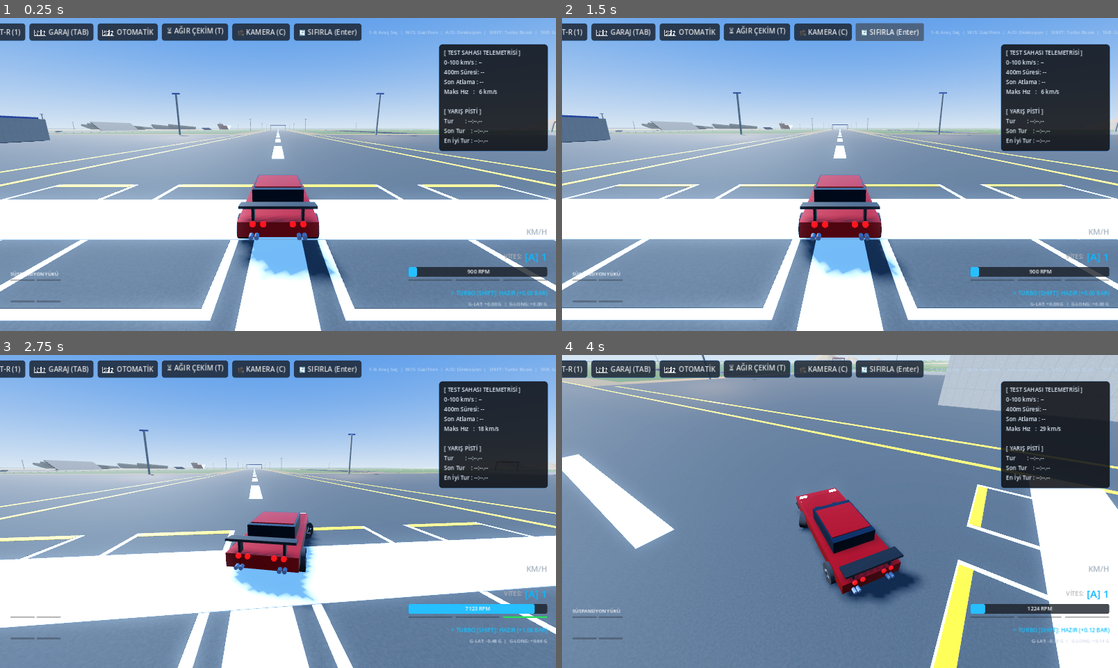
Above: before the commit, frames 1-4 (two rows, left to right).
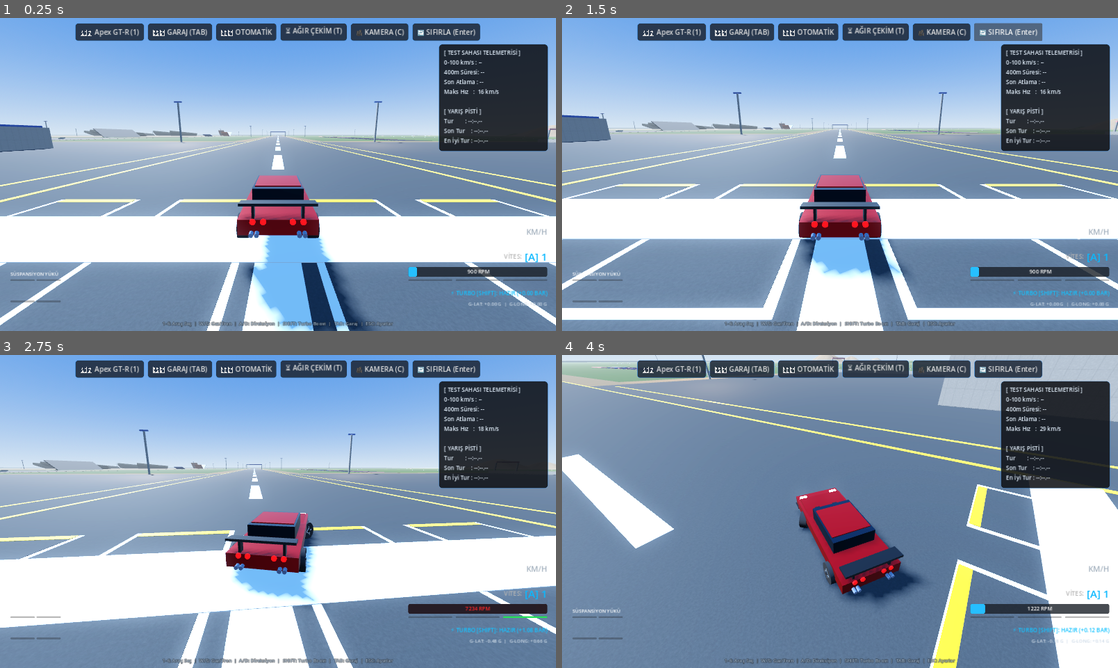
Above: after the commit, the same moments.

Repository: Pigasor/gearshift-proving-grounds
Game: Godot game, scene res://scenes/main.tscn
Two runs of this game, one before a commit and one after it. Both use one fixed random seed, a clock stepped at 60 frames per second and the inputs below.
Inputs (mouse positions are in pixels of both pictures, inside the frame that each line leads up to):
- Up to frame 1 (0.25 s): no input
- Up to frame 2 (1.5 s): click "🔄 SIFIRLA (Enter)" at 0.5 s; click "🔄 SIFIRLA (Enter)" at 1.25 s
- Up to frame 3 (2.75 s): tap Enter (reset_car) at 2 s; move the mouse to (400, 495) at 2.02 s; hold D (steer_right) from 2.03 s (still down); hold W (throttle) from 2.03 s (still down); click (400, 495) at 2.17 s
- Up to frame 4 (4 s): release D (steer_right) at 2.75 s; release W (throttle) at 2.75 s; drag from (728, 527) to (812, 574) at 2.77 s; move the mouse to (895, 442) at 3.52 s; hold D (steer_right) from 3.53 s (still down); hold R (repair) from 3.53 s (still down); click (895, 442) at 3.67 s; tap W (throttle) at 3.8 s

The runs differ from the first frame. In frame 1, 29% of the frame differs, in the area x 0-100%, y 1-100%; in frame 2, 5.3%; in frame 3, 4.2%; in frame 4, 3.7%.

Commit message:
Fizik duzeltmeleri: ters yonde motor freni, limiter, el freni, sert inis, HUD yerlesimi
- Vitesin tersine giderken motor artik araci hizlandirmiyor; direnc uyguluyor (manuel: vitese takili park gibi tutar, otomatik: hafif direnc + R'ye gecis)
- Limiterde gaz basiliyken yakit kesmede motor freni azaltildi; devir gostergesi kirmizi bolgede sabit kaliyor
- El freni: dusuk hizda lastik tutusu dusurulmuyor (yokusta tutar), tork arttirildi
- Sert iniste suspansiyon tamponu enerjiyi sonumluyor (trambolin etkisi yok), continuous CD + zemine gomulme korumasi
- HUD: yardim yazisi alta tasindi, ust bar ortalandi

Diff:
--- a/scenes/main.tscn
+++ b/scenes/main.tscn
@@ -181,6 +181,7 @@
 offset_bottom = 48.0
 grow_horizontal = 2
 theme_override_constants/separation = 8
+alignment = 1
 
 [node name="BtnQuickCar" type="Button" parent="UIManager/HUD/TopBar"]
 layout_mode = 2
@@ -212,14 +213,22 @@
 theme_override_styles/normal = SubResource("Style_QuickBtn")
 text = "🔄 SIFIRLA (Enter)"
 
-[node name="Spacer" type="Control" parent="UIManager/HUD/TopBar"]
-layout_mode = 2
-size_flags_horizontal = 3
-
-[node name="LabelHelp" type="Label" parent="UIManager/HUD/TopBar"]
-layout_mode = 2
+[node name="LabelHelp" type="Label" parent="UIManager/HUD"]
+layout_mode = 1
+anchors_preset = 12
+anchor_top = 1.0
+anchor_right = 1.0
+anchor_bottom = 1.0
+offset_top = -26.0
+offset_bottom = -8.0
+grow_horizontal = 2
+grow_vertical = 0
+mouse_filter = 2
 theme_override_colors/font_color = Color(0.75, 0.85, 0.95, 0.85)
+theme_override_colors/font_outline_color = Color(0, 0, 0, 0.6)
+theme_override_constants/outline_size = 3
 theme_override_font_sizes/font_size = 11
+horizontal_alignment = 1
 text = "1-6: Araç Seç  |  W/S: Gaz/Fren  |  A/D: Direksiyon  |  SHIFT: Turbo Boost  |  TAB: Garaj  |  ESC: Ayarlar"
 
 [node name="LabelSlowMo" type="Label" parent="UIManager/HUD"]
--- a/scripts/ui_manager.gd
+++ b/scripts/ui_manager.gd
@@ -136,7 +136,8 @@
 	progress_rpm.max_value = vehicle.max_rpm
 	progress_rpm.value = vehicle.current_rpm
 	label_rpm.text = "%4.0f RPM" % vehicle.current_rpm
-	if vehicle.is_limiter_active:
+	# Red zone: the bar stays red near the limiter (not only during the short fuel-cut pulses)
+	if vehicle.is_limiter_active or vehicle.current_rpm >= vehicle.limiter_rpm - 250.0:
 		progress_rpm.modulate = Color(1.0, 0.15, 0.15)
 	else:
 		progress_rpm.modulate = Color(1.0, 1.0, 1.0)
--- a/scripts/vehicle_controller.gd
+++ b/scripts/vehicle_controller.gd
@@ -115,6 +115,8 @@
 var _shift_timer: float = 0.0
 var _target_gear: int = 2
 var _limiter_timer: float = 0.0
+var _wrong_way_rpm: float = 0.0 # > 0 while the wheels try to turn the engine backwards
+var _prev_body_pos: Vector3 = Vector3.INF
 var _auto_shift_cooldown: float = 0.0
 var _previous_linear_velocity: Vector3 = Vector3.ZERO
 var _prev_raw_compression: Array[float] = [0.0, 0.0, 0.0, 0.0]
@@ -159,6 +161,7 @@
 	linear_damp_mode = RigidBody3D.DAMP_MODE_REPLACE
 	linear_damp = 0.0
 	angular_damp = 3.2
+	continuous_cd = true # fast drops/crashes must not pass through the ground
 	apply_vehicle_preset(current_vehicle_type)
 
 func _build_wheel_details() -> void:
@@ -440,7 +443,7 @@
 		wheel_offsets = [Vector3(-1.5, 0.0, 1.85), Vector3(1.5, 0.0, 1.85), Vector3(-1.5, 0.0, -1.85), Vector3(1.5, 0.0, -1.85)]
 		center_of_mass = Vector3(0.0, -0.25, 0.0)
 		brake_torque_max = 17000.0
-		handbrake_torque_max = 24000.0
+		handbrake_torque_max = 40000.0
 		camera_scale = 1.9
 		tire_width_scale = 1.45 # extra-wide flotation tyres
 		wheel_inertia = 70.0 # ~250 kg tyre each
@@ -455,7 +458,7 @@
 		wheel_offsets = DEFAULT_WHEEL_OFFSETS.duplicate()
 		center_of_mass = Vector3(0.0, -0.18, 0.0)
 		brake_torque_max = 4600.0
-		handbrake_torque_max = 8500.0
+		handbrake_torque_max = 14000.0
 		camera_scale = 1.15 if type == VehicleType.TROPHY_TRUCK else 1.0
 		wheel_inertia = 3.5 if type == VehicleType.TROPHY_TRUCK else 1.2
 		engine_inertia = 0.25
@@ -1144,6 +1147,7 @@
 		Engine.time_scale = 0.2
 
 func _physics_process(delta: float) -> void:
+	_prevent_tunnelling()
 	_read_inputs(delta)
 	_calculate_g_forces(delta)
 	_apply_aerodynamics(delta)
@@ -1151,6 +1155,25 @@
 	_update_drivetrain(delta)
 	_simulate_suspension_and_tires(delta)
 	_update_wheel_visuals(delta)
+
+# Safety net for big drops: at high speed the body can pass through a thin ground mesh in one
+# physics step and get stuck inside it. If the car's centre crossed a surface since the last
+# step, put it back on the outside and remove the velocity going into it.
+func _prevent_tunnelling() -> void:
+	var pos: Vector3 = global_position
+	if linear_velocity.length() > 10.0 and _prev_body_pos != Vector3.INF:
+		var q := PhysicsRayQueryParameters3D.create(_prev_body_pos, pos)
+		q.exclude = [get_rid()]
+		var hit: Dictionary = get_world_3d().direct_space_state.intersect_ray(q)
+		if hit:
+			var n: Vector3 = hit.normal
+			var clearance: float = (tire_radius + suspension_rest_length) if n.y > 0.6 else 1.2
+			global_position = hit.position + n * clearance
+			var into: float = linear_velocity.dot(n)
+			if into < 0.0:
+				linear_velocity -= n * into
+			pos = global_position
+	_prev_body_pos = pos
 
 func _read_inputs(delta: float) -> void:
 	# Steering: Key A / Left Arrow / Left Stick turn LEFT
@@ -1225,10 +1248,10 @@
 			# Stopped and holding S -> reverse. Rolling backwards (e.g. couldn't make it up a hill)
 			# -> the gearbox follows the car into R instead of staying in 1st.
 			# (Only at low speed - a car that spins round in a slide must not drop into R.)
-			if (forward_speed < 0.8 and raw_brake > 0.2 and raw_throttle < 0.1) or (forward_speed < -2.0 and forward_speed > -6.0):
+			if (forward_speed < 0.8 and raw_brake > 0.2 and raw_throttle < 0.1) or (forward_speed < -1.2 and forward_speed > -6.0):
 				_engage_gear_now(0)
 		elif current_gear == 0:
-			if (forward_speed > -0.8 and raw_throttle > 0.2 and raw_brake < 0.1) or (forward_speed > 2.0 and forward_speed < 6.0):
+			if (forward_speed > -0.8 and raw_throttle > 0.2 and raw_brake < 0.1) or (forward_speed > 1.2 and forward_speed < 6.0):
 				_engage_gear_now(2)
 		elif current_gear == 1: # neutral in auto mode: pick a direction from the pedals
 			if raw_throttle > 0.2:
@@ -1366,6 +1389,22 @@
 
 	var active_ratio: float = gear_ratios[current_gear]
 	var transmission_rpm: float = avg_drive_wheel_speed * absf(active_ratio) * final_drive_ratio * (60.0 / TAU)
+
+	# Is the drivetrain trying to turn the engine BACKWARDS? (rolling back in a forward gear, or
+	# rolling forward in R). An engine can't run backwards: it holds near idle and its compression
+	# resists the wheels instead (it used to read |speed|, so the revs rose and engine braking
+	# pushed the car even faster the wrong way).
+	var signed_wheel: float = 0.0
+	if count > 0:
+		for i in range(4):
+			if _is_driven(i):
+				signed_wheel += wheel_angular_velocity[i]
+		signed_wheel /= float(count)
+	var engine_dir_speed: float = signed_wheel * signf(active_ratio)
+	_wrong_way_rpm = 0.0
+	if active_ratio != 0.0 and engine_dir_speed < -0.3:
+		_wrong_way_rpm = -engine_dir_speed * absf(active_ratio) * final_drive_ratio * (60.0 / TAU)
+		transmission_rpm = 0.0
 
 	# Rev limiter cut logic (preserved as requested)
 	if current_rpm >= limiter_rpm:
@@ -1448,7 +1487,12 @@
 	if throttle < 0.05:
 		# Engine braking off-throttle / during fuel cut, stronger at high rpm.
 		var over: float = clampf((current_rpm - idle_rpm) / (max_rpm - idle_rpm), 0.0, 1.3)
-		return -(peak_horsepower * 7120.0 / 5252.0) * 0.18 * over * sqrt(over)
+		var eb: float = -(peak_horsepower * 7120.0 / 5252.0) * 0.18 * over * sqrt(over)
+		# Limiter cut with the pedal still down: throttle is wide open, so there are hardly any
+		# pumping losses. Only a little drag, and the car holds the limiter instead of surging.
+		if is_limiter_active and _throttle_input > 0.05:
+			eb *= 0.25
+		return eb
 	return base_torque * boost_multiplier * throttle
 
 func _simulate_suspension_and_tires(delta: float) -> void:
@@ -1466,26 +1510,35 @@
 	var active_gear_ratio: float = gear_ratios[current_gear]
 	var clutch_engagement: float = 1.0 - clutch_pedal
 	var engine_torque: float = _get_engine_torque_nm()
-	var total_drive_torque: float = engine_torque * active_gear_ratio * final_drive_ratio * clutch_engagement
-
-	var drive_torque_fl: float = 0.0
-	var drive_torque_fr: float = 0.0
-	var drive_torque_rl: float = 0.0
-	var drive_torque_rr: float = 0.0
-
-	if drivetrain_mode == "RWD":
-		drive_torque_rl = total_drive_torque * 0.5
-		drive_torque_rr = total_drive_torque * 0.5
-	elif drivetrain_mode == "FWD":
-		drive_torque_fl = total_drive_torque * 0.5
-		drive_torque_fr = total_drive_torque * 0.5
+	var gear_mult_abs: float = absf(active_gear_ratio) * final_drive_ratio * clutch_engagement
+	# Positive engine torque drives the car in the gear's direction. Engine braking (and the
+	# resistance of an engine being forced backwards) instead acts like a brake on the driven
+	# wheels: it always opposes their spin, whichever way they turn, and can stop them but never
+	# spin them the other way.
+	var total_drive_torque: float = 0.0
+	var engine_drag_total: float = 0.0
+	if engine_torque >= 0.0:
+		total_drive_torque = engine_torque * active_gear_ratio * final_drive_ratio * clutch_engagement
 	else:
-		drive_torque_fl = total_drive_torque * 0.225
-		drive_torque_fr = total_drive_torque * 0.225
-		drive_torque_rl = total_drive_torque * 0.275
-		drive_torque_rr = total_drive_torque * 0.275
-
-	var drive_torques: Array[float] = [drive_torque_fl, drive_torque_fr, drive_torque_rl, drive_torque_rr]
+		engine_drag_total = -engine_torque * gear_mult_abs
+	if _wrong_way_rpm > 0.0:
+		var peak_tq: float = peak_horsepower * 7120.0 / 5252.0
+		# Manual: the clutch is locked, so the engine's compression nearly holds the car (like
+		# parking in gear). Automatic: the torque converter slips, giving only a gentle resistance,
+		# and the box then follows the car into R.
+		var hold: float = 0.15 if is_automatic else 0.6
+		engine_drag_total += peak_tq * hold * clampf(_wrong_way_rpm / 300.0, 0.0, 1.0) * gear_mult_abs
+
+	var split: Array[float] = [0.0, 0.0, 0.5, 0.5] # RWD
+	if drivetrain_mode == "FWD":
+		split = [0.5, 0.5, 0.0, 0.0]
+	elif drivetrain_mode != "RWD":
+		split = [0.225, 0.225, 0.275, 0.275]
+	var drive_torques: Array[float] = [0.0, 0.0, 0.0, 0.0]
+	var engine_drag: Array[float] = [0.0, 0.0, 0.0, 0.0]
+	for i in range(4):
+		drive_torques[i] = total_drive_torque * split[i]
+		engine_drag[i] = engine_drag_total * split[i]
 
 	if tcs_enabled and _throttle_input > 0.1:
 		for i in range(4):
@@ -1525,14 +1578,21 @@
 			# Damper works on how fast the spring is actually compressing, measured against the ground.
 			# (Using body velocity along the car's up axis made the damper pull the car down whenever
 			# the body pitched slightly at speed, so the suspension collapsed and the belly hit the road.)
-			var comp_vel: float = clampf((raw_compression - _prev_raw_compression[i]) / maxf(delta, 0.001), -6.0, 6.0)
+			var comp_vel: float = clampf((raw_compression - _prev_raw_compression[i]) / maxf(delta, 0.001), -12.0, 12.0)
 			_prev_raw_compression[i] = raw_compression
 
 			var f_spring: float = compression * spring_stiffness
 			var f_damper: float = comp_vel * (damper_bump if comp_vel > 0.0 else damper_rebound)
 			# Bump stop: a very stiff rubber stop once travel runs out, so the chassis never grounds.
 			var f_bump: float = maxf(raw_compression - suspension_travel, 0.0) * spring_stiffness * 12.0
-			var normal_force: float = clampf(f_spring + f_damper + f_bump, 0.0, mass * 9.81 * 3.5)
+			if f_bump > 0.0:
+				# Rubber bump stops are heavily damped: they absorb a hard landing and give very little
+				# of it back (an elastic stop launched the car metres back into the air like a trampoline).
+				if comp_vel > 0.0:
+					f_bump += comp_vel * damper_bump * 4.0
+				else:
+					f_bump *= 0.1
+			var normal_force: float = clampf(f_spring + f_damper + f_bump, 0.0, mass * 9.81 * 7.0)
 
 			# Front wheel steering direction (wheel_steer is negative for Left, positive for Right)
 			var wheel_steer: float = deg_to_rad(_current_steer_angle) if i < 2 else 0.0
@@ -1553,8 +1613,10 @@
 			wheel_surface[i] = surface
 			var surf_table: Dictionary = SURFACE_GRIP_OFFROAD if offroad_tires else SURFACE_GRIP_ROAD
 			var grip_mult: float = tire_grip_factor * float(surf_table.get(surface, 1.0))
+			# Handbrake at speed: locked rear tyres slide (drift entry). Slow or parked, the tyres keep
+			# their full grip so the handbrake really holds the car (e.g. on a hill).
 			if is_handbrake_active and i >= 2:
-				grip_mult *= 0.30
+				grip_mult *= lerpf(1.0, 0.40, clampf((speed_now - 3.0) / 9.0, 0.0, 1.0))
 
 			# Slip-angle based tyre model (simplified Pacejka "magic formula").
 			# Lateral force depends on slip ANGLE, not raw sideways speed, and can never exceed
@@ -1578,6 +1640,8 @@
 			var total_brake_torque: float = _brake_input * brake_torque_max * brake_factor
 			if not is_front:
 				total_brake_torque += _handbrake_input * handbrake_torque_max
+			var engine_brake_only: bool = total_brake_torque <= 0.0
+			total_brake_torque += engine_drag[i]
 
 			# Friction circle: grip is shared between accelerating/braking and cornering.
 			# Cornering gets priority: drive/brake grip is trimmed first (keeping at least 35% of the
@@ -1597,7 +1661,7 @@
 			if absf(fx_needed) <= long_room:
 				long_mag = fx_needed # tyre grips: wheel rolls with the road
 				wheel_angular_velocity[i] = w_roll
-			elif abs_enabled and total_brake_torque > 0.0 and fx_needed * forward_vel < 0.0 and not (is_handbrake_active and not is_front):
+			elif abs_enabled and not engine_brake_only and fx_needed * forward_vel < 0.0 and not (is_handbrake_active and not is_front):
 				long_mag = signf(fx_needed) * long_room # ABS: brake right at the grip limit, never lock
 				wheel_angular_velocity[i] = w_roll
 			else:
@@ -1639,6 +1703,7 @@
 			var air_brake: float = _brake_input * brake_torque_max * (brake_bias_front if i < 2 else 1.0 - brake_bias_front)
 			if i >= 2:
 				air_brake += _handbrake_input * handbrake_torque_max
+			air_brake += engine_drag[i]
 			wheel_angular_velocity[i] = move_toward(wheel_angular_velocity[i], 0.0, air_brake / inertia * delta)
 			wheel_angular_velocity[i] *= (1.0 - 0.3 * delta)
 
@@ -1715,6 +1780,7 @@
 	global_transform = Transform3D(Basis(Vector3.UP, deg_to_rad(yaw_deg)), Vector3(ground_pos.x, ground_y + tire_radius + suspension_rest_length + 0.15, ground_pos.z))
 	linear_velocity = Vector3.ZERO
 	angular_velocity = Vector3.ZERO
+	_prev_body_pos = Vector3.INF
 	current_rpm = idle_rpm
 	_engage_gear_now(2)
 	for i in range(4):
@@ -1729,6 +1795,7 @@
 	global_position += Vector3.UP * maxf(tire_radius + suspension_rest_length - DEFAULT_RIDE, 0.0)
 	linear_velocity = Vector3.ZERO
 	angular_velocity = Vector3.ZERO
+	_prev_body_pos = Vector3.INF
 	current_rpm = idle_rpm
 	_engage_gear_now(2) # also cancels a gear change that was in progress
 	turbo_boost_bar = 0.0
